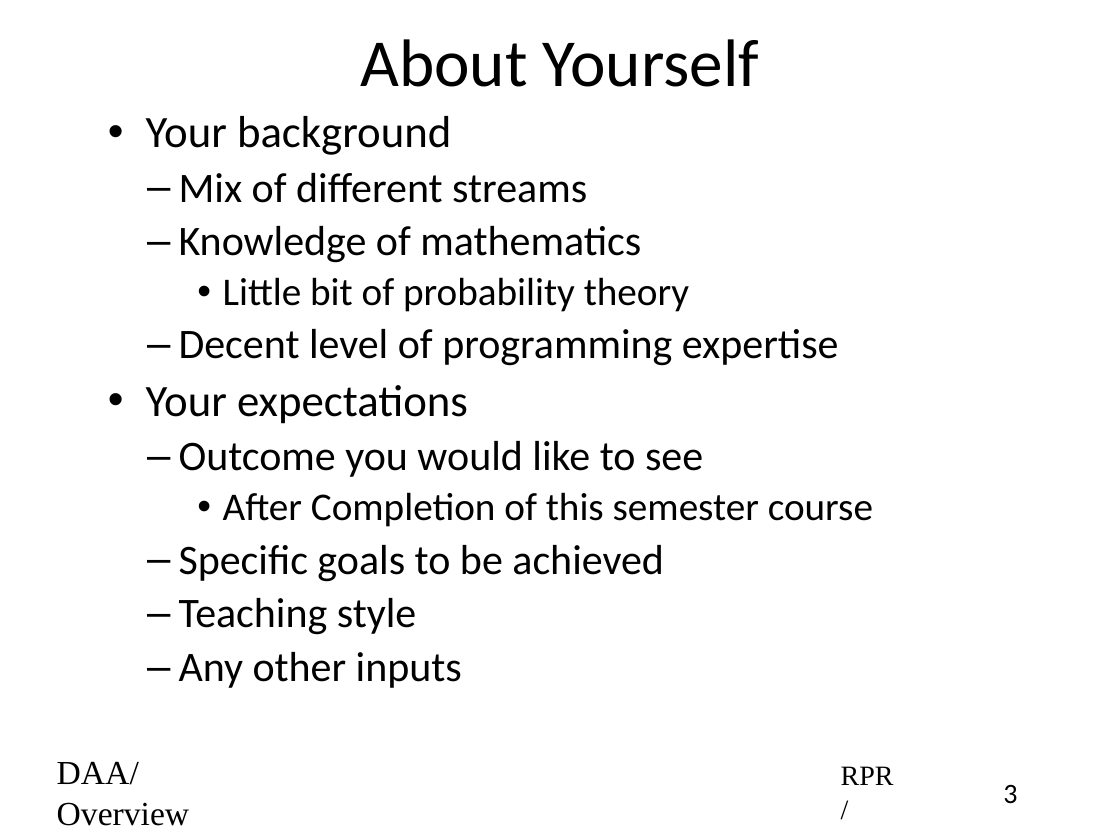
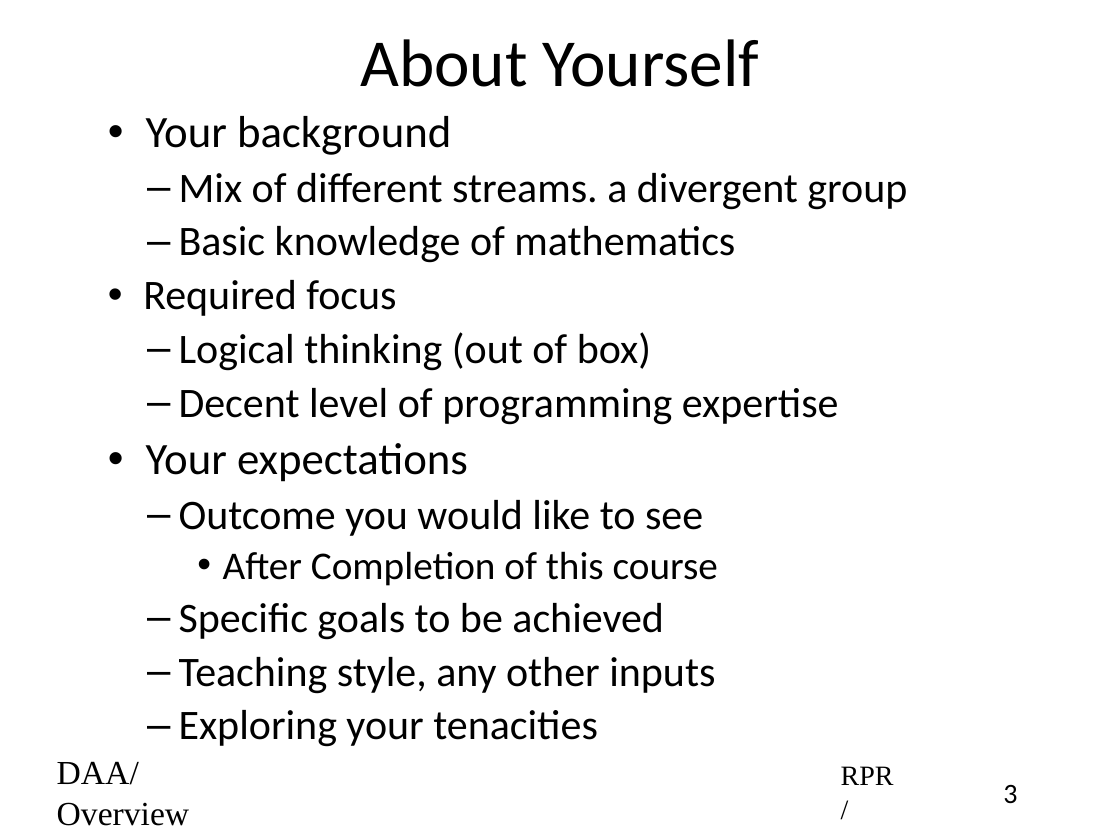
Before and after one commit to rprustagi/2019-17CS43-DAA, a slide deck: slide 3 of Slides-RPR/2019-H1-DAA-L01-Overview.pptx. Drawn at 1120x840 pixels with LibreOffice and Linux fonts; fonts in the diff are those of the drawing. Boxes give left, top, right and bottom in pixels: in the first picture for what was removed or moved away, otherwise in the second. Text is boxed around its words. In the diff, an @@ line names an element or a change of style, - is before the commit and + after.

```diff
--- a/Slides-RPR/2019-H1-DAA-L01-Overview.pptx
+++ b/Slides-RPR/2019-H1-DAA-L01-Overview.pptx
@@ text at (143, 173, 907, 371): text changed @@
-  – Mix of different streams
-  – Knowledge of mathematics
-    • Little bit of probability theory
+  – Mix of different streams. a divergent group
+  – Basic knowledge of mathematics
+• Required focus
+  – Logical thinking (out of box)
@@ text at (223, 551, 718, 586): text changed @@
-    • After Completion of this semester course
+    • After Completion of this course
@@ text at (179, 657, 715, 747): text changed @@
-  – Teaching style
-  – Any other inputs
+  – Teaching style, any other inputs
+  – Exploring your tenacities
```
Also in this commit, not shown: 10 other slides changed, 1 slide added, 14 other files.
